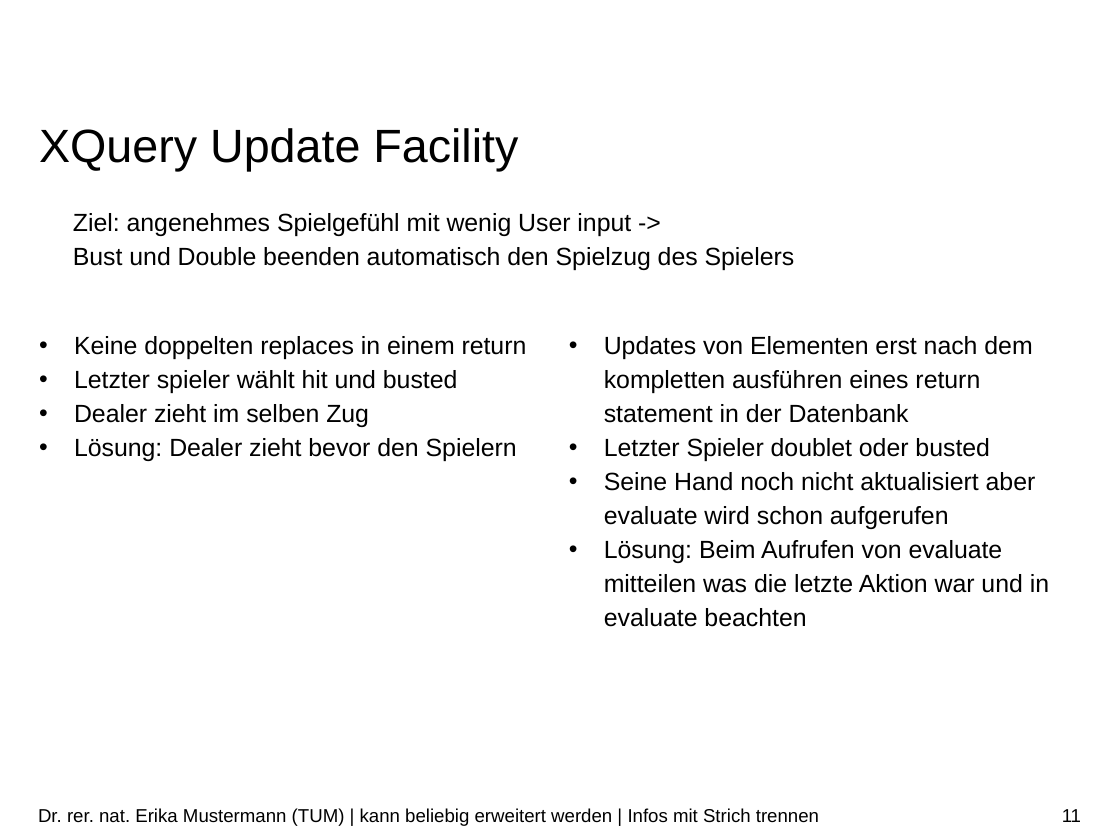
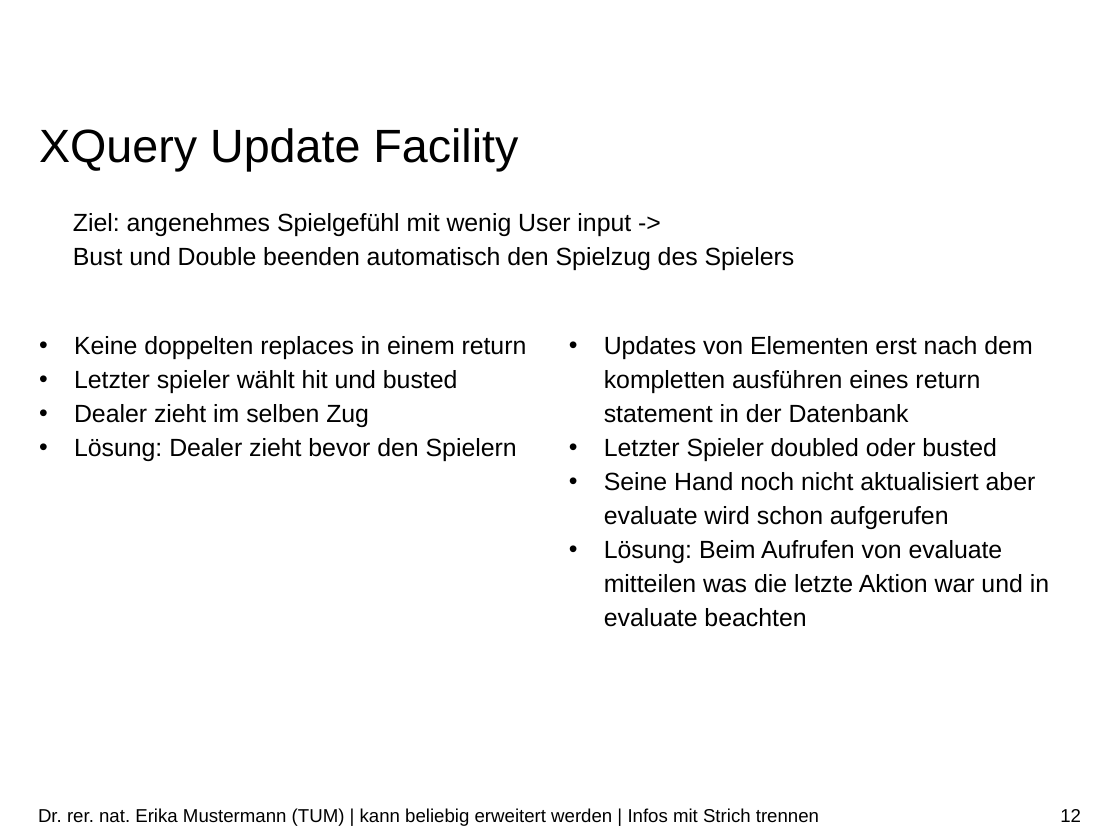
Before and after one commit to danielmeint/xml, a slide deck: slide 12 of presentation/Präsentation.pptx (slide 11 before the commit). Drawn at 1120x840 pixels with LibreOffice and Linux fonts; fonts in the diff are those of the drawing; background and template pictures are left out. Boxes give left, top, right and bottom in pixels: in the first picture for what was removed or moved away, otherwise in the second. Text is boxed around its words. In the diff, an @@ line names an element or a change of style, - is before the commit and + after.

```diff
--- a/presentation/Präsentation.pptx
+++ b/presentation/Präsentation.pptx
@@ text at box(604, 438, 997, 461): text changed @@
-• Letzter Spieler doublet oder busted
+• Letzter Spieler doubled oder busted
@@ page number at box(1060, 809, 1081, 822): text changed @@
-11
+12
```
Also in this commit, not shown: 4 other slides changed, 1 slide added, 5 other files.
